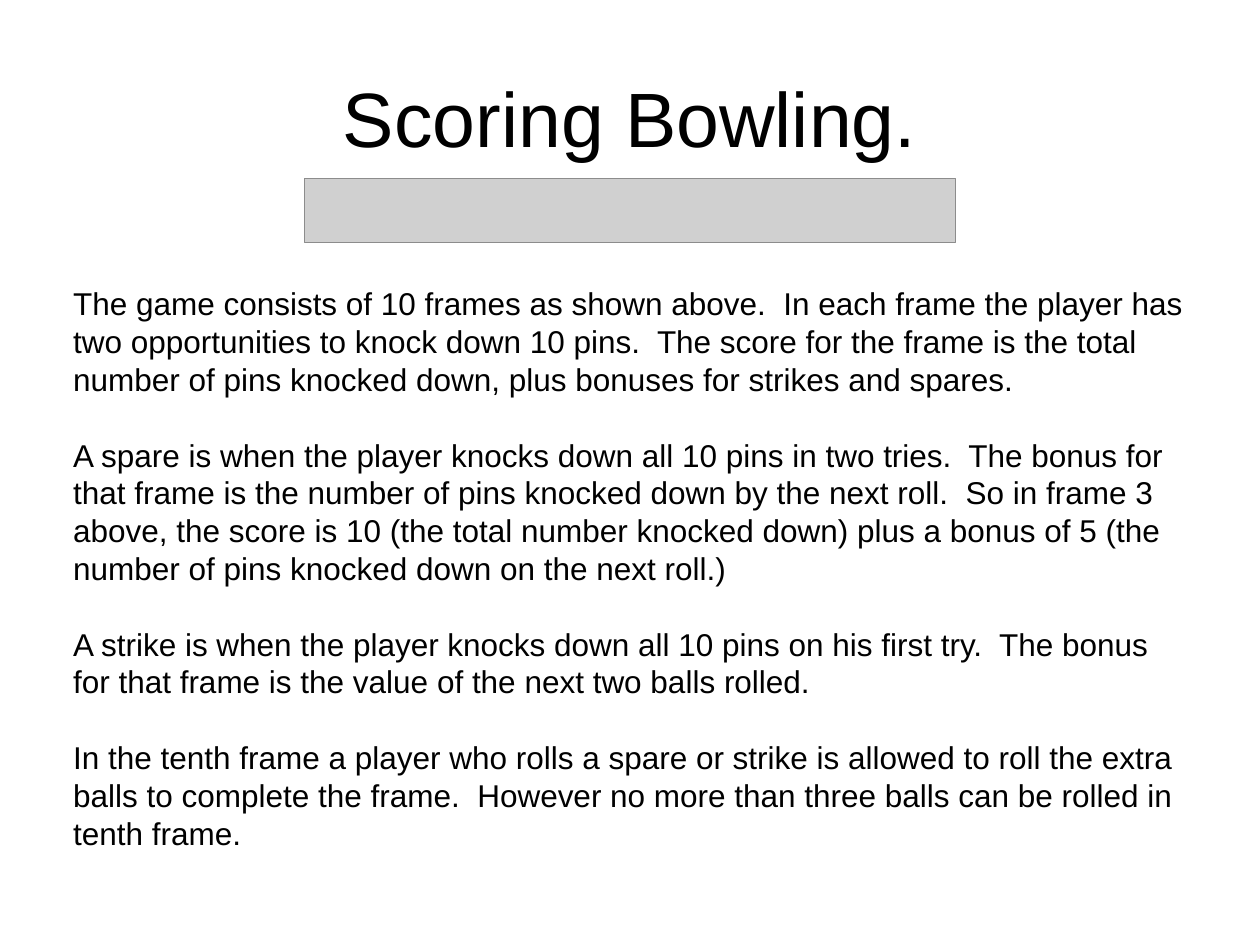
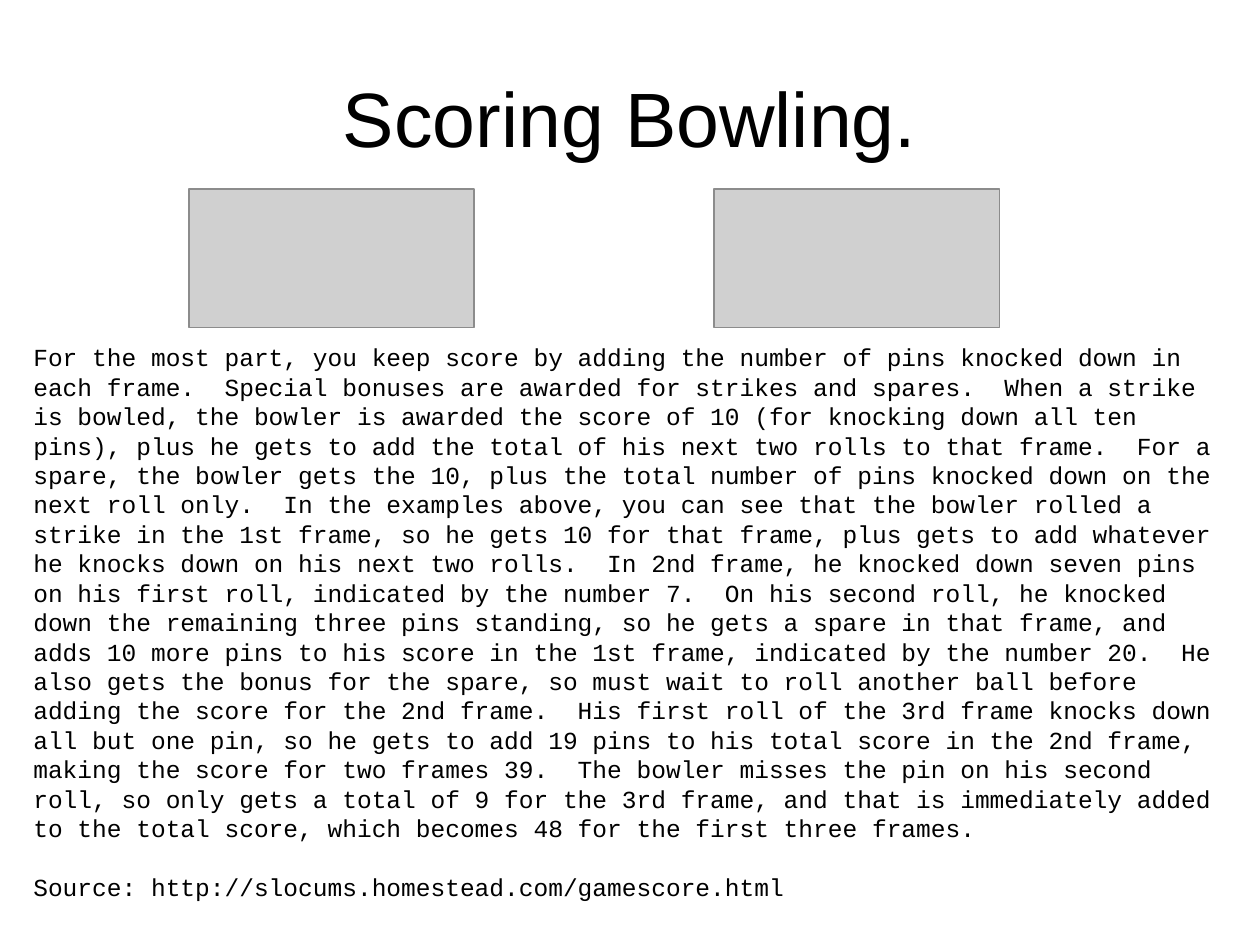
Before and after one commit to spoonscen/Bowling-Game-Kata-JS-ES5, a slide deck: slide 3 of Bowling Game Kata JS - ES5.ppt. Drawn at 1260x945 pixels with LibreOffice and Linux fonts; fonts in the diff are those of the drawing; grey boxes stand for pictures. Boxes give left, top, right and bottom in pixels: in the first picture for what was removed or moved away, otherwise in the second. Text is boxed around its words. In the diff, an @@ line names an element or a change of style, - is before the commit and + after.

Commit message:
update to bowling game structure and readme

```diff
--- a/Bowling Game Kata JS - ES5.ppt
+++ b/Bowling Game Kata JS - ES5.ppt
@@ picture added at [189,189,474,328] @@
@@ picture: place and size @@
-picture at [305,179,956,243]
+picture at [714,189,999,328]
@@ text removed at [73,292,1183,846] @@
-The game consists of 10 frames as shown above. In each frame the player has
-two opportunities to knock down 10 pins. The score for the frame is the total
-number of pins knocked down, plus bonuses for strikes and spares.
-A spare is when the player knocks down all 10 pins in two tries. The bonus for
-that frame is the number of pins knocked down by the next roll. So in frame 3
-above, the score is 10 (the total number knocked down) plus a bonus of 5 (the
-number of pins knocked down on the next roll.)
-A strike is when the player knocks down all 10 pins on his first try. The bonus
-for that frame is the value of the next two balls rolled.
-In the tenth frame a player who rolls a spare or strike is allowed to roll the extra
-balls to complete the frame. However no more than three balls can be rolled in
-tenth frame.
@@ text added at [33,348,1211,901], 14 pt, text #000000 @@
+For the most part, you keep score by adding the number of pins knocked down in each frame. Special bonuses are awarded for strikes and spares. When a strike is bowled, the bowler is awarded the score of 10 (for knocking down all ten pins), plus he gets to add the total of his next two rolls to that frame. For a spare, the bowler gets the 10, plus the total number of pins knocked down on the next roll only. In the examples above, you can see that the bowler rolled a strike in the 1st frame, so he gets 10 for that frame, plus gets to add whatever he knocks down on his next two rolls. In 2nd frame, he knocked down seven pins on his first roll, indicated by the number 7. On his second roll, he knocked down the remaining three pins standing, so he gets a spare in that frame, and adds 10 more pins to his score in the 1st frame, indicated by the number 20. He also gets the bonus for the spare, so must wait to roll another ball before adding the score for the 2nd frame. His first roll of the 3rd frame knocks down all but one pin, so he gets to add 19 pins to his total score in the 2nd frame, making the score for two frames 39. The bowler misses the pin on his second roll, so only gets a total of 9 for the 3rd frame, and that is immediately added to the total score, which becomes 48 for the first three frames.
+Source: http://slocums.homestead.com/gamescore.html
```
Also in this commit, not shown: 2 slides removed, 4 other files.
